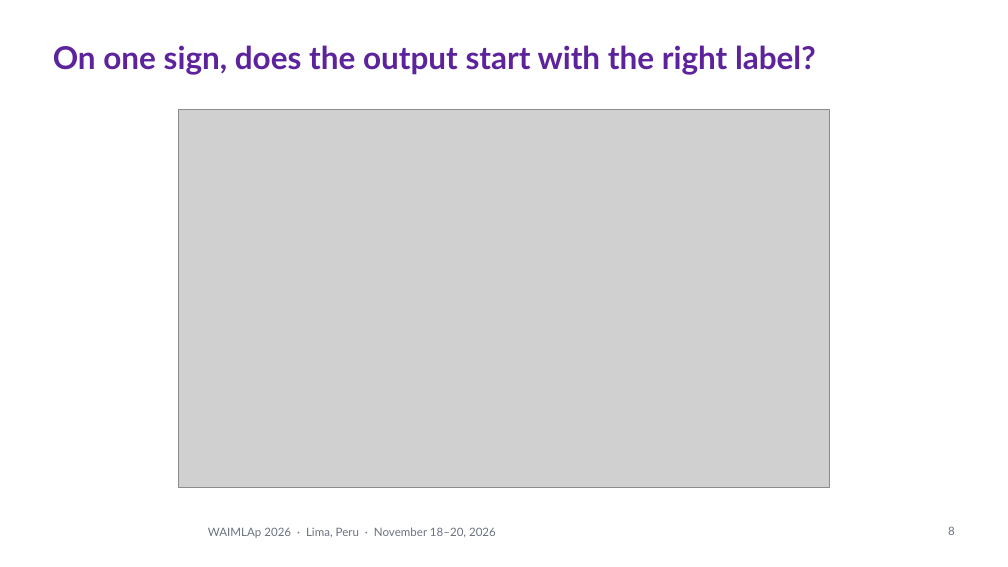
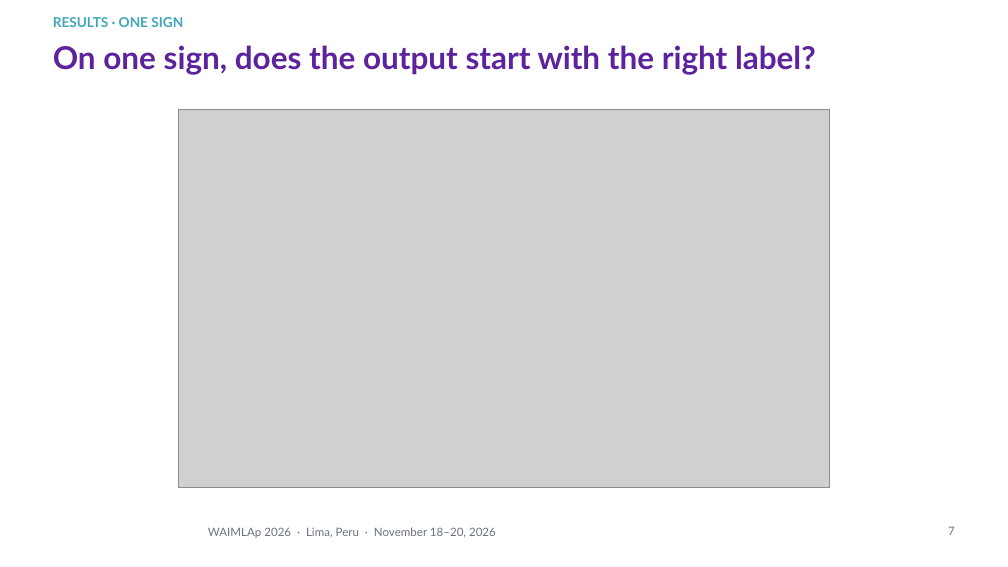
Before and after one commit to Percep3/Imitator, a slide deck: slide 7 of presentation/waimlap2026/imitator_waimlap2026.pptx (slide 8 before the commit). Drawn at 1008x567 pixels with LibreOffice and Linux fonts; fonts in the diff are those of the drawing; grey boxes stand for pictures; background and template pictures are left out. Boxes give left, top, right and bottom in pixels: in the first picture for what was removed or moved away, otherwise in the second. Text is boxed around its words. In the diff, an @@ line names an element or a change of style, - is before the commit and + after.

```diff
--- a/presentation/waimlap2026/imitator_waimlap2026.pptx
+++ b/presentation/waimlap2026/imitator_waimlap2026.pptx
@@ text added at <box>53,17,183,27</box>, 13 pt, text #40A6B8, bold @@
+RESULTS · ONE SIGN
@@ page number at <box>948,527,955,535</box>: text changed @@
-8
+7
```
Also in this commit, not shown: 10 other slides changed, 1 slide added, 1 slide removed, 6 other files.
